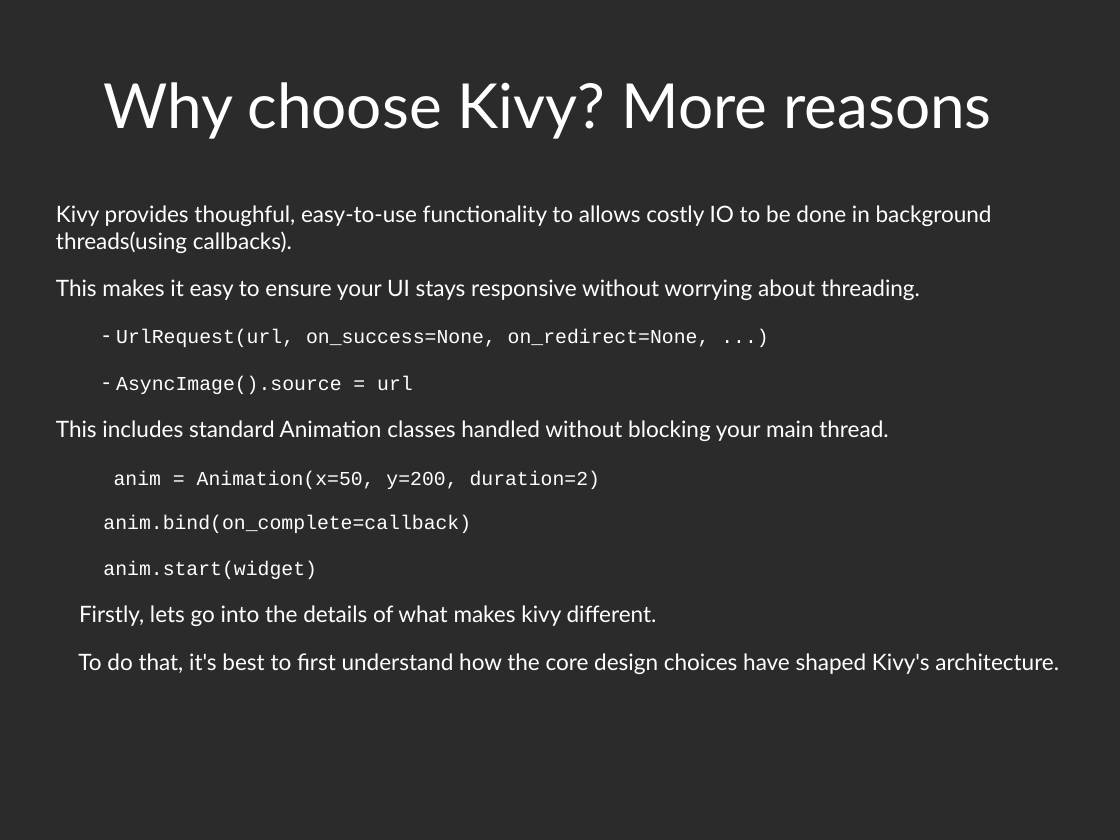
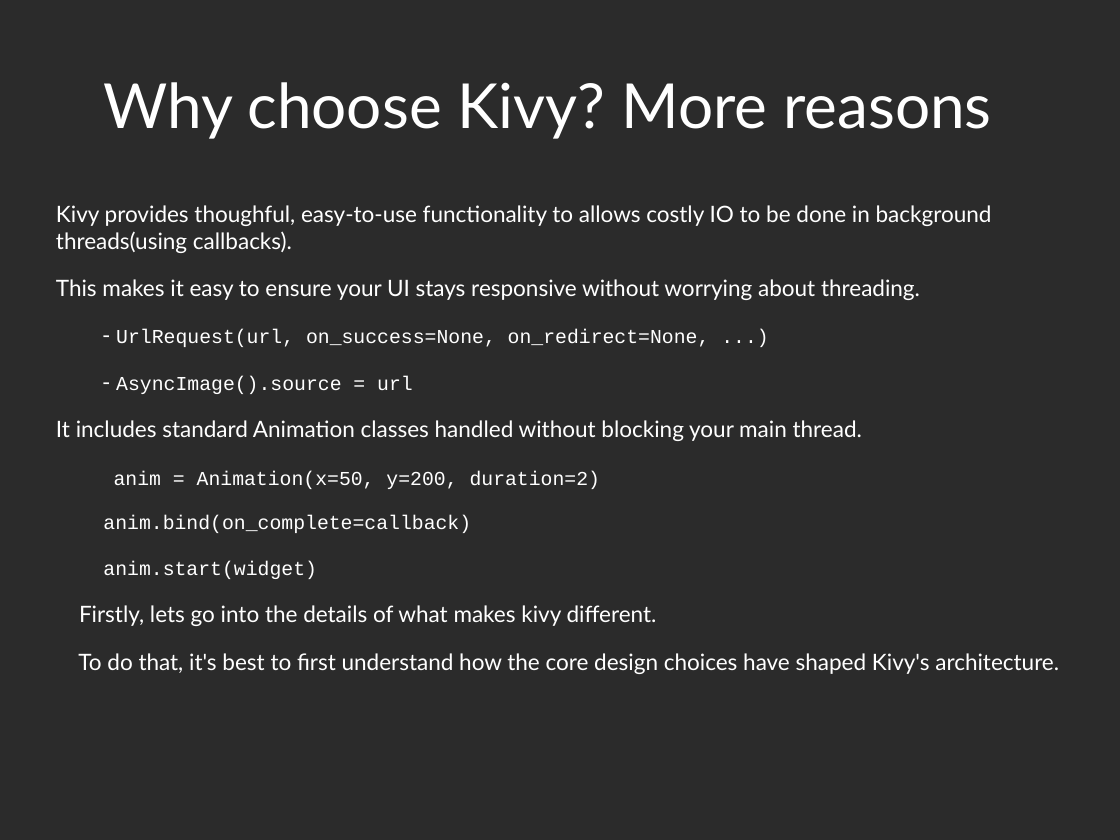
Before and after one commit to Zen-CODE/kivybits, a slide deck: slide 7 of PyCon/ZA 2013/PyCon.odp. Drawn at 1120x840 pixels with LibreOffice and Linux fonts; fonts in the diff are those of the drawing; background and template pictures are left out; a plain dark background stands for a picture behind light text. Boxes give left, top, right and bottom in pixels: in the first picture for what was removed or moved away, otherwise in the second. Text is boxed around its words. In the diff, an @@ line names an element or a change of style, - is before the commit and + after.

```diff
--- a/PyCon/ZA 2013/PyCon.odp
+++ b/PyCon/ZA 2013/PyCon.odp
@@ text at (x1=56, y1=420, x2=862, y2=441): text changed @@
-This includes standard Animation classes handled without blocking your main thread.
+It includes standard Animation classes handled without blocking your main thread.
```
Also in this commit, not shown: 17 other slides changed, 1 slide removed, 1 other file.
